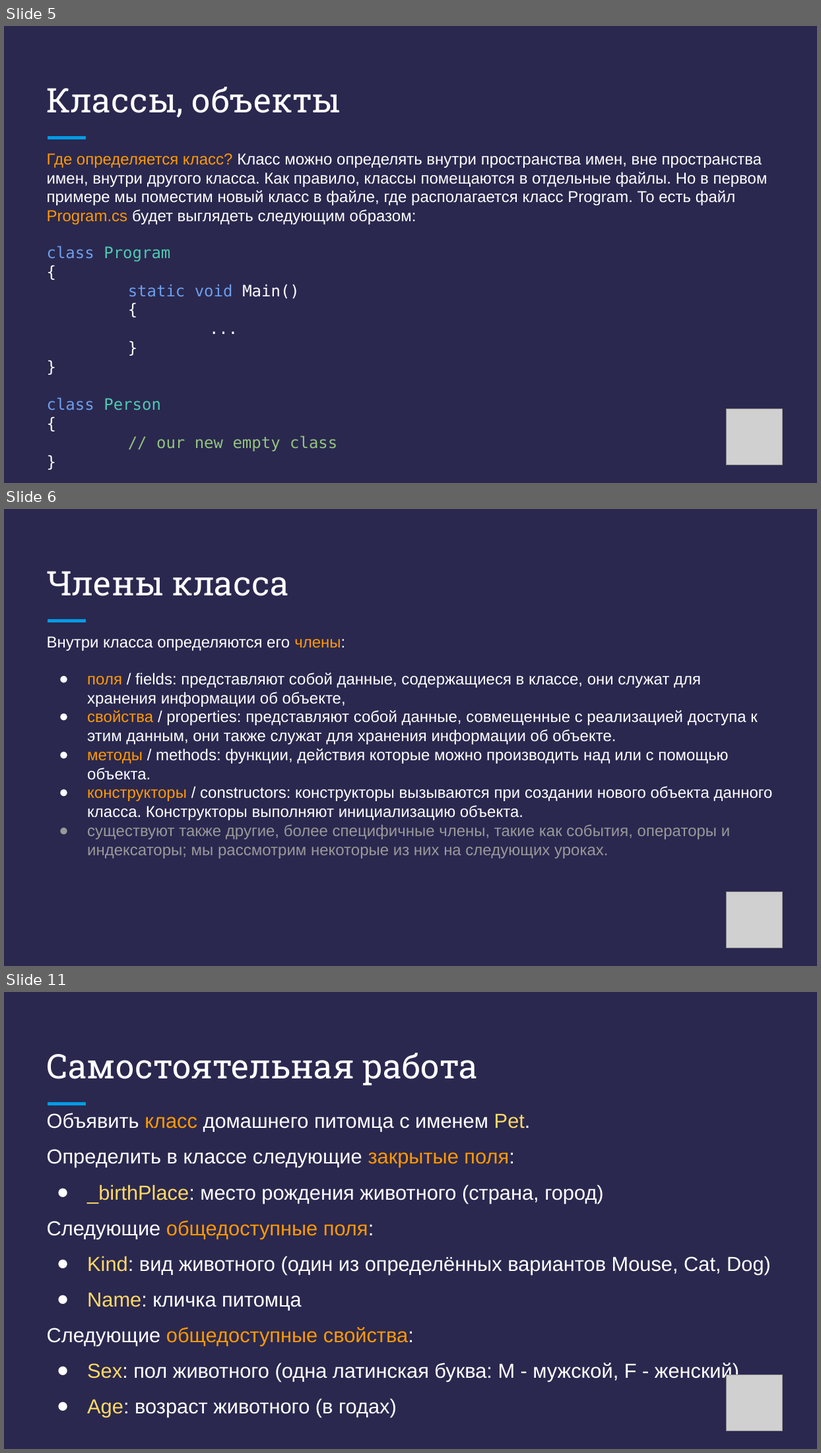
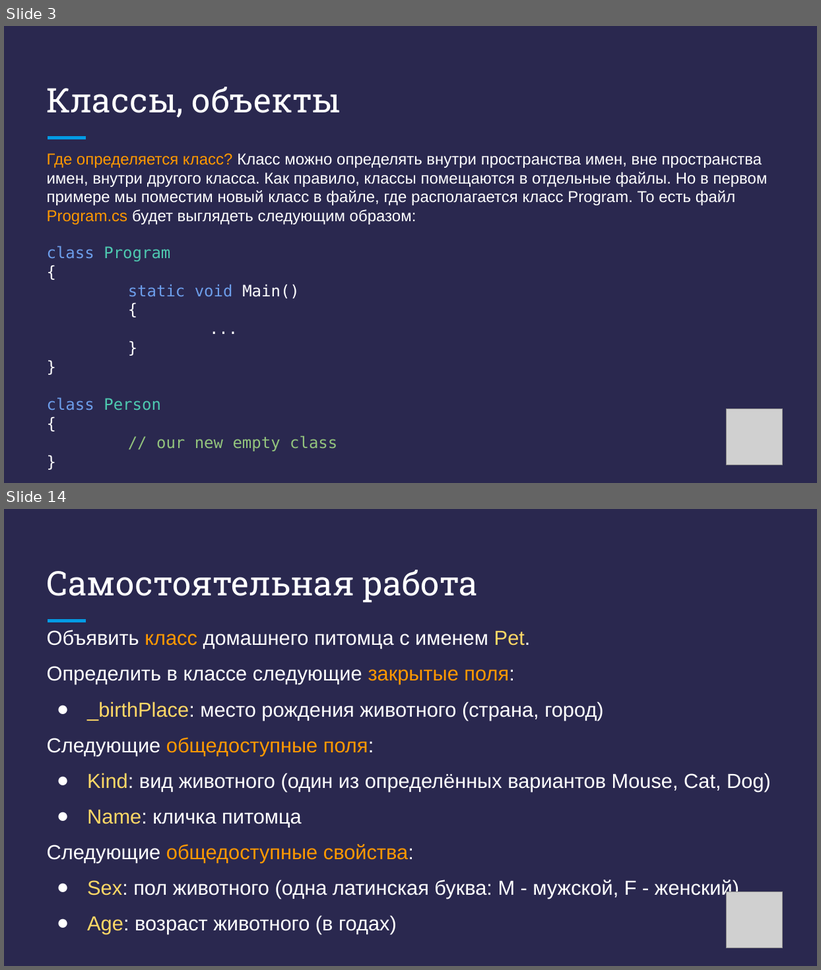
Before and after one commit to DenisKaVladimirovich/MyLessons, a slide deck: 10/Презентация - C# + .NET - Урок 10.pptx. Shown one above the other, each under a label of ours: slides 5, 6 and 11 before the commit, slides 3 and 14 after it; the slides between them are not shown. The pictures are 821x1453 and 821x970 pixels, drawn with LibreOffice and Linux fonts; fonts in the diff are those of the drawing; grey boxes stand for pictures. Boxes give left, top, right and bottom in pixels: in the first picture for what was removed or moved away, otherwise in the second. Text is boxed around its words. In the diff, an @@ line names an element or a change of style, - is before the commit and + after.

```diff
--- a/10/Презентация - C# + .NET - Урок 10.pptx
+++ b/10/Презентация - C# + .NET - Урок 10.pptx
@@ slide 6 removed at [4, 509, 817, 966], background #2A284F; not listed: 1 template element that a slide beside it also shows @@
@@ title removed at [47, 571, 289, 596] @@
-Члены класса
@@ text removed at [47, 636, 773, 859] @@
-Внутри класса определяются его члены:
-● поля / fields: представляют собой данные, содержащиеся в классе, они служат для хранения информации об объекте,
-● свойства / properties: представляют собой данные, совмещенные с реализацией доступа к этим данным, они также служат для хранения информации об объекте.
-● методы / methods: функции, действия которые можно производить над или с помощью объекта.
-● конструкторы / constructors: конструкторы вызываются при создании нового объекта данного класса. Конструкторы выполняют инициализацию объекта.
-● существуют также другие, более специфичные члены, такие как события, операторы и индексаторы; мы рассмотрим некоторые из них на следующих уроках.
@@ picture removed at [726, 892, 782, 948] @@
@@ what was slide 5 is now slide 3 @@
@@ what was slide 11 is now slide 14 @@
```
Also in this commit, not shown: 6 slides changed, 6 slides added, 3 other slides removed, 21 other files.
